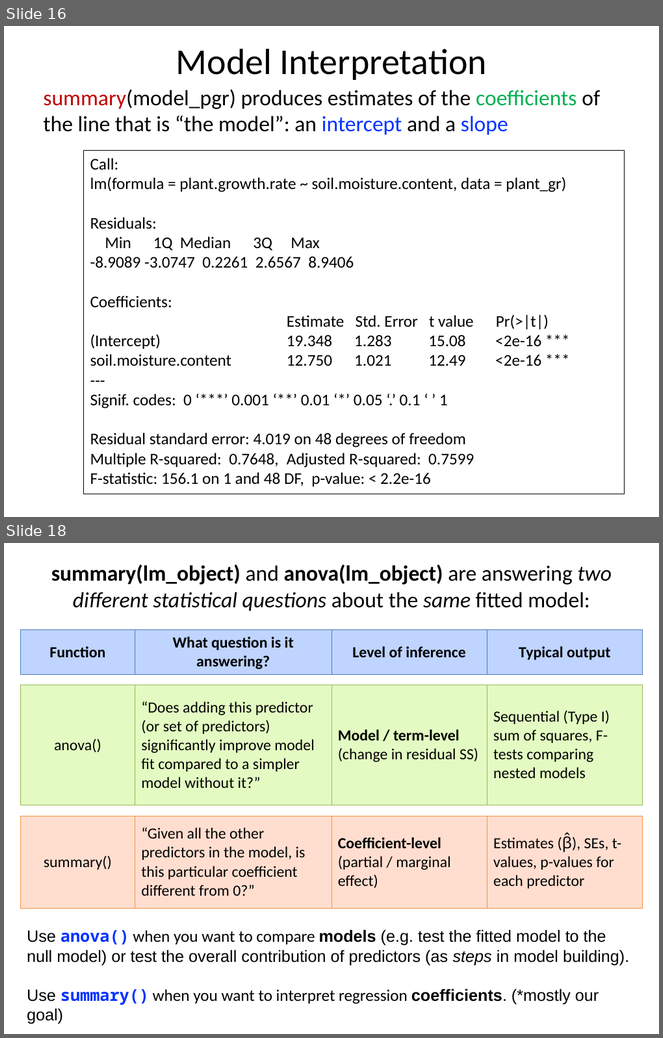
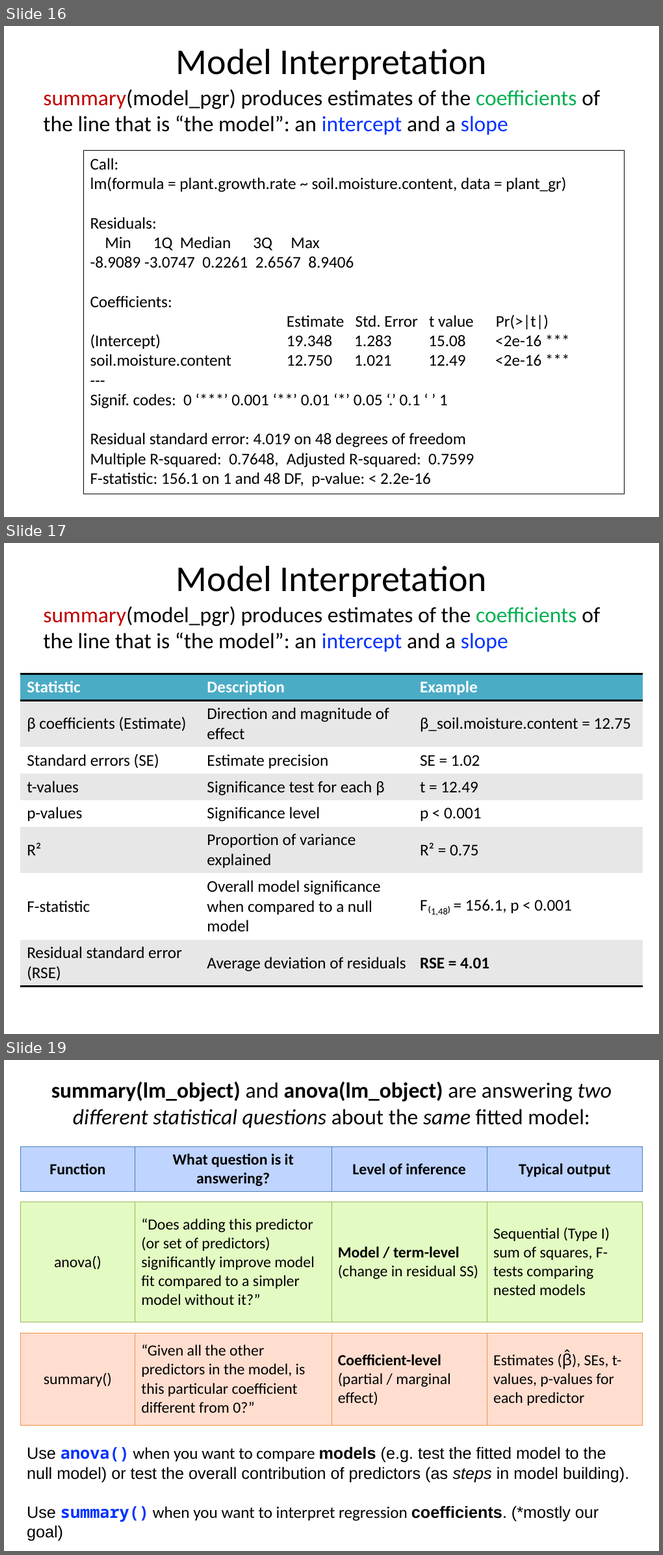
Before and after one commit to cmgienger/5-Linear_Models, a slide deck: 5-Linear_Models.pptx. Shown one above the other, each under a label of ours: slides 16 and 18 before the commit, slides 16, 17 and 19 after it; the slides between them are not shown. The pictures are 663x1038 and 663x1555 pixels, drawn with LibreOffice and Linux fonts; fonts in the diff are those of the drawing. Boxes give left, top, right and bottom in pixels: in the first picture for what was removed or moved away, otherwise in the second. Text is boxed around its words. In the diff, an @@ line names an element or a change of style, - is before the commit and + after.

```diff
--- a/5-Linear_Models.pptx
+++ b/5-Linear_Models.pptx
@@ slide 17 added at (4, 543, 659, 1034), background #FFFFFF @@
@@ title added at (176, 566, 487, 597), 40 pt, text #000000 @@
+Model Interpretation
@@ text added at (43, 606, 600, 652), 24 pt, text #000000 @@
+summary(model_pgr) produces estimates of the coefficients of the line that is “the model”: an intercept and a slope
@@ table added at (20, 674, 643, 984), 8 rows, 3 columns @@
+Statistic | Description | Example
+β coefficients (Estimate) | Direction and magnitude of effect | β_soil.moisture.content = 12.75
+Standard errors (SE) | Estimate precision | SE = 1.02
+t-values | Significance test for each β | t = 12.49
+p-values | Significance level | p < 0.001
+R² | Proportion of variance explained | R² = 0.75
+F-statistic | Overall model significance when compared to a null model | F₍1,48₎ = 156.1, p < 0.001
+Residual standard error (RSE) | Average deviation of residuals | RSE = 4.01
@@ what was slide 18 is now slide 19 @@
```
Also in this commit, not shown: 2 slides changed, 1 other file.
